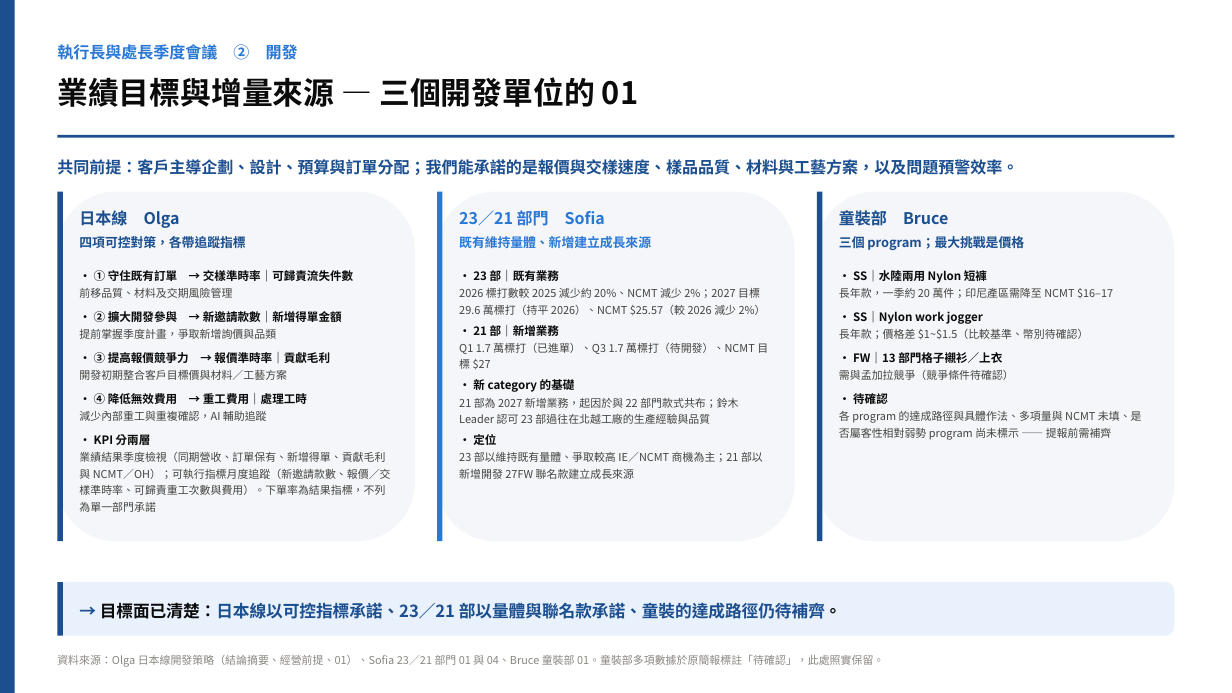
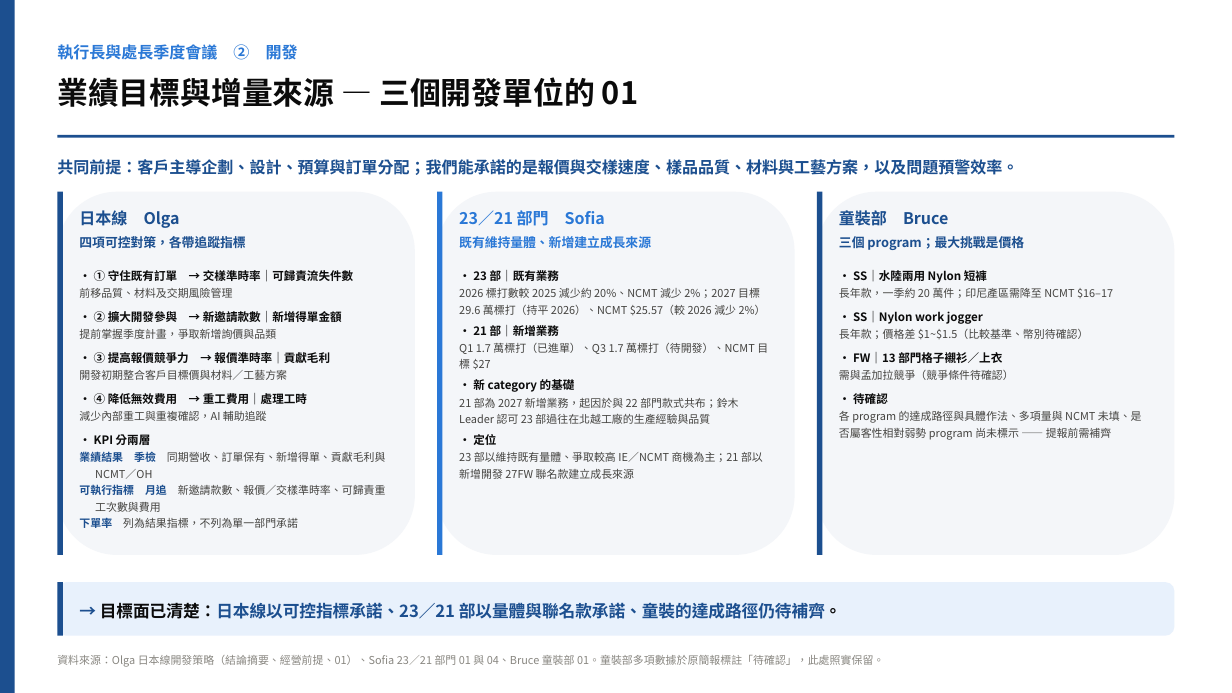
Before and after one commit to yc20054321-art/joyce, a slide deck: slide 3 of V6_執行長與處長季度會議_單位回饋整合_20261106.pptx. Drawn at 1232x693 pixels with LibreOffice and Linux fonts; fonts in the diff are those of the drawing. Boxes give left, top, right and bottom in pixels: in the first picture for what was removed or moved away, otherwise in the second. Text is boxed around its words. In the diff, an @@ line names an element or a change of style, - is before the commit and + after.

```diff
--- a/V6_執行長與處長季度會議_單位回饋整合_20261106.pptx
+++ b/V6_執行長與處長季度會議_單位回饋整合_20261106.pptx
@@ rounded rectangle resized from (x1=57, y1=192, x2=415, y2=542) to (x1=57, y1=192, x2=415, y2=555) @@
@@ rectangle resized from (x1=57, y1=192, x2=63, y2=542) to (x1=57, y1=192, x2=63, y2=555) @@
@@ rounded rectangle resized from (x1=437, y1=192, x2=795, y2=542) to (x1=437, y1=192, x2=795, y2=555) @@
@@ rectangle resized from (x1=437, y1=192, x2=443, y2=542) to (x1=437, y1=192, x2=443, y2=555) @@
@@ rounded rectangle resized from (x1=817, y1=192, x2=1175, y2=542) to (x1=817, y1=192, x2=1175, y2=555) @@
@@ rectangle resized from (x1=817, y1=192, x2=823, y2=542) to (x1=817, y1=192, x2=823, y2=555) @@
@@ text at (x1=79, y1=450, x2=386, y2=528): text changed @@
-業績結果季度檢視（同期營收、訂單保有、新增得單、貢獻毛利與 NCMT／OH）；可執行指標月度追蹤（新邀請款數、報價／交樣準時率、可歸責重工次數與費用）。下單率為結果指標，不列為單一部門承諾
+業績結果 季檢 同期營收、訂單保有、新增得單、貢獻毛利與 NCMT／OH
+可執行指標 月追 新邀請款數、報價／交樣準時率、可歸責重工次數與費用
+下單率 列為結果指標，不列為單一部門承諾
```
Also in this commit, not shown: 5 other slides changed, 1 other file.
